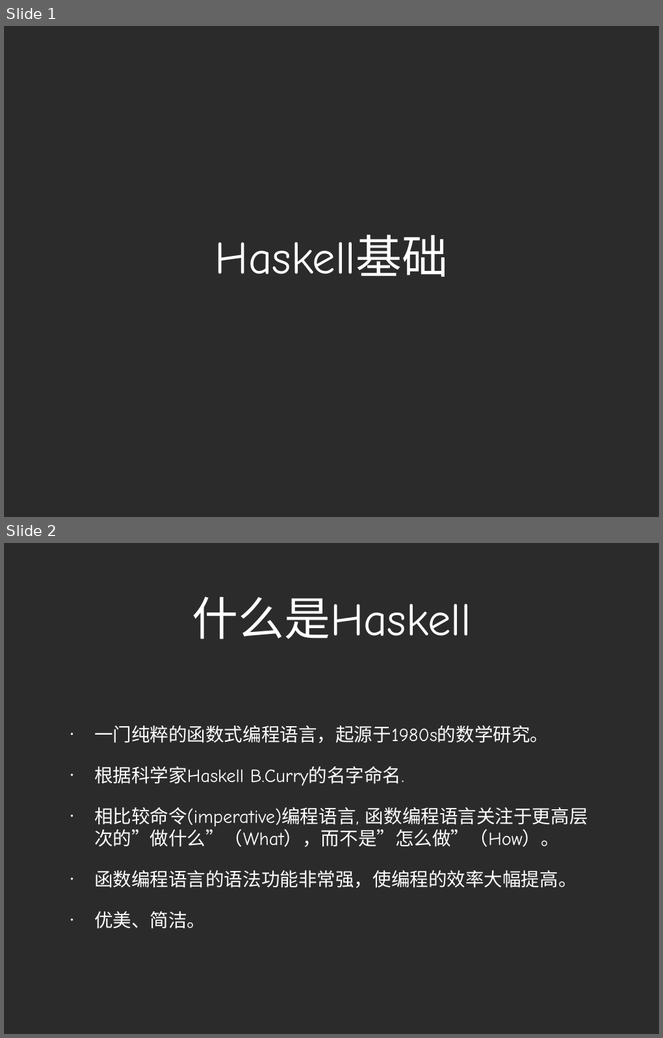
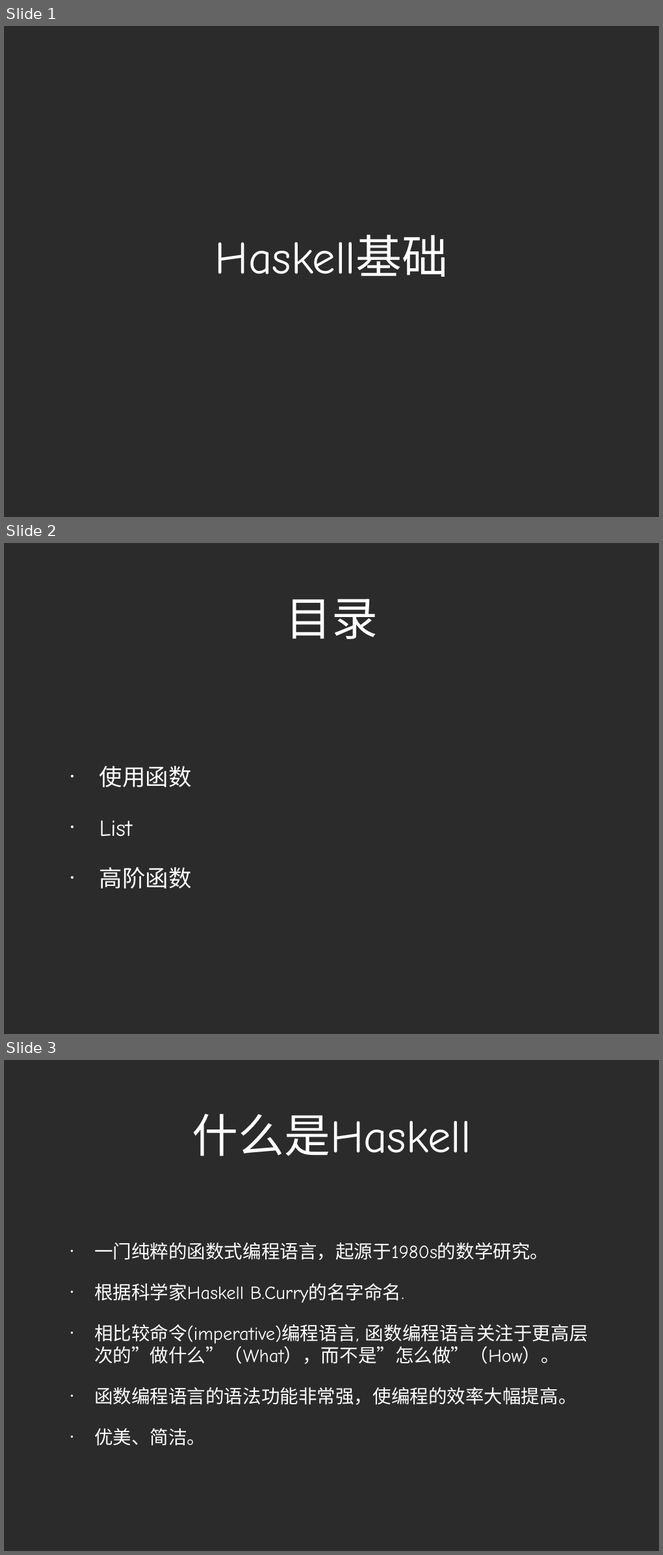
Before and after one commit to zhizhuwang/codekata, a slide deck: haskell/Haskell Basics.ppt. Shown one above the other, each under a label of ours: slides 1 and 2 before the commit, slides 1, 2 and 3 after it. The pictures are 663x1038 and 663x1555 pixels, drawn with LibreOffice and Linux fonts; fonts in the diff are those of the drawing; background and template pictures are left out; a plain dark background stands for a picture behind light text. Boxes give left, top, right and bottom in pixels: in the first picture for what was removed or moved away, otherwise in the second. Text is boxed around its words. In the diff, an @@ line names an element or a change of style, - is before the commit and + after.

```diff
--- a/haskell/Haskell Basics.ppt
+++ b/haskell/Haskell Basics.ppt
@@ slide 2 added at (4, 543, 659, 1034), background picture (left out) @@
@@ title added at (285, 599, 378, 639), 72 pt, text #FFFFFF @@
+目录
@@ text added at (100, 766, 192, 889), 36 pt, text #FFFFFF @@
+• 使用函数
+• List
+• 高阶函数
@@ what was slide 2 is now slide 3 @@
```
Also in this commit, not shown: 10 slides changed, 33 other files.
